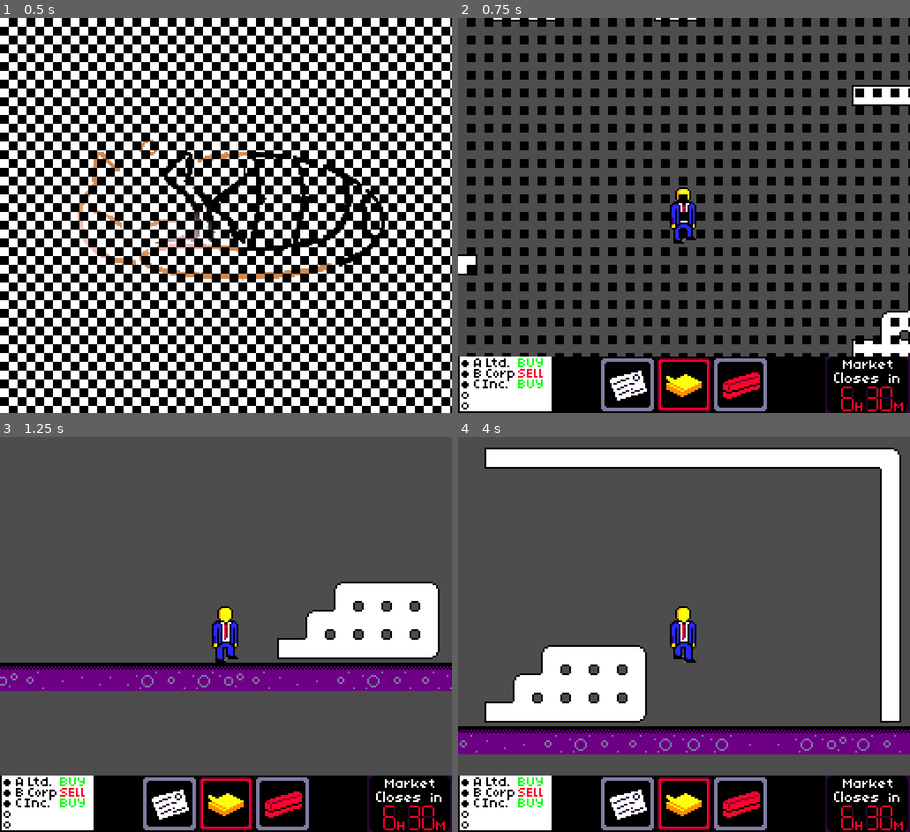
Above: before the commit, frames 1-4 (two rows, left to right).
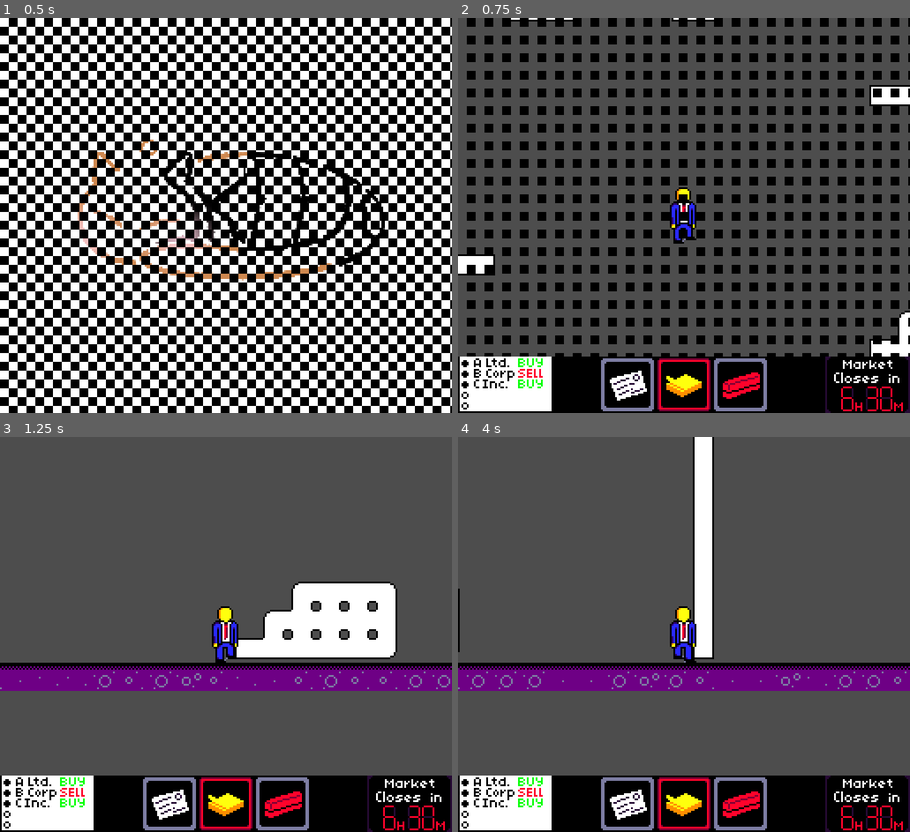
Above: after the commit, the same moments.

Repository: Team-Skeejy/lospec2
Game: Godot game, scene res://scenes/splash_screen.tscn
Two runs of this game, one before a commit and one after it. Both use one fixed random seed, a clock stepped at 60 frames per second and the inputs below.
Inputs:
- Up to frame 1 (0.5 s): no input
- Up to frame 2 (0.75 s): tap Enter (Select) at 0.5 s; hold D (Right) from 0.53 s (still down); hold Space (A) from 0.53 s (still down)
- Up to frame 3 (1.25 s): keep holding D (Right); keep holding Space (A); tap W (Up) at 0.77 s; tap Alt (B) at 0.8 s
- Up to frame 4 (4 s): release Space (A) at 1.28 s; tap Alt (B) at 1.35, 2.3, 2.85, 3.8 s; tap W (Up) at 1.52, 3.02, 3.77 s; tap Space (A) at 1.55, 3.05 s; release D (Right) at 2.03 s; hold A (Left) 2.03-2.78 s; hold Space (A) 2.03-2.78 s; hold D (Right) from 2.78 s (still down); hold Enter (Select) from 3.53 s (still down)

Frame 1 is identical in both runs. In frame 2, 0.9% of the frame differs, in the area x 3-100%, y 0-86%; in frame 3, 4.9%; in frame 4, 28%, in the area x 0-100%, y 0-81%.

Commit message:
player movement rework/cleanup

Diff:
--- a/scenes/player.tscn
+++ b/scenes/player.tscn
@@ -57,7 +57,6 @@
 [node name="AnimatedSprite2D" type="AnimatedSprite2D" parent="."]
 sprite_frames = SubResource("SpriteFrames_glcxg")
 animation = &"idle"
-frame_progress = 0.40496
 
 [node name="CollisionShape2D" type="CollisionShape2D" parent="."]
 shape = SubResource("RectangleShape2D_rmf5r")
--- a/scripts/player.gd
+++ b/scripts/player.gd
@@ -4,15 +4,55 @@
 @export var sprite: AnimatedSprite2D
 @export var interaction_area: Area2D
 
-var speed := 8000.0
-var jump_velocity := -300.0
+@export_category("stats")
+@export var speed := 3000.
+@export var acceleration := 800.
+@export var friction := 1600.
+@export var air_friction := 1000.
+@export var jump_velocity := -300.
 
 # Get the gravity from the project settings to be synced with RigidBody nodes.
 var gravity = Global.GRAVITY
 
-signal first_jump
+signal first_jump # emitted when first jumping, enables double jump
 
-func a_press():
+func _ready():
+	sprite.play()
+
+func _physics_process(delta: float) -> void:
+	if not is_on_floor(): # Gravity
+		velocity.y += gravity * delta
+
+	if Input.is_action_just_pressed("A"):
+		a_press()
+	elif Input.is_action_just_pressed("B"):
+		b_press()
+
+	var direction : float = Input.get_axis("Left", "Right")
+
+	if direction:
+		sprite.scale.x = int(direction) # flip sprite based on direction
+		accelerate(direction, delta)
+		sprite.animation = "walk"
+	else:
+		add_friction(delta)
+		sprite.animation = "idle"
+
+	move_and_slide()
+
+func accelerate(direction: float, delta: float) -> void:
+	velocity.x = move_toward(velocity.x, speed * direction, acceleration * delta)
+
+func add_friction(delta: float) -> void:
+	if is_on_floor(): # floor friction
+		velocity.x = move_toward(velocity.x, 0., friction * delta)
+	else: # air friction
+		velocity.x = move_toward(velocity.x, 0., air_friction * delta)
+
+func jump() -> void:
+	velocity.y = jump_velocity
+
+func a_press() -> void:
 	var collisions := interaction_area.get_overlapping_areas()
 	if len(collisions) > 0:
 		for area in collisions:
@@ -22,37 +62,5 @@
 		first_jump.emit()
 		jump()
 
-func _ready():
-	sprite.play()
-
-
-func _physics_process(delta: float):
-	# Add the gravity.
-	if not is_on_floor():
-		velocity.y += gravity * delta
-
-	# Handle jump.
-	if Input.is_action_just_pressed("A"):
-		a_press()
-
-	# Get the input direction and handle the movement/deceleration.
-	# As good practice, you should replace UI actions with custom gameplay actions.
-	var direction = Input.get_axis("Left", "Right")
-
-	# set direction of player
-	if direction:
-		if direction > 0:
-			sprite.scale.x = 1
-		elif direction < 0:
-			sprite.scale.x = -1
-
-		velocity.x = direction * speed * delta
-		sprite.animation = "walk"
-	else:
-		velocity.x = move_toward(velocity.x, 0, speed)
-		sprite.animation = "idle"
-
-	move_and_slide()
-
-func jump():
-	velocity.y = jump_velocity
+func b_press() -> void:
+	pass
